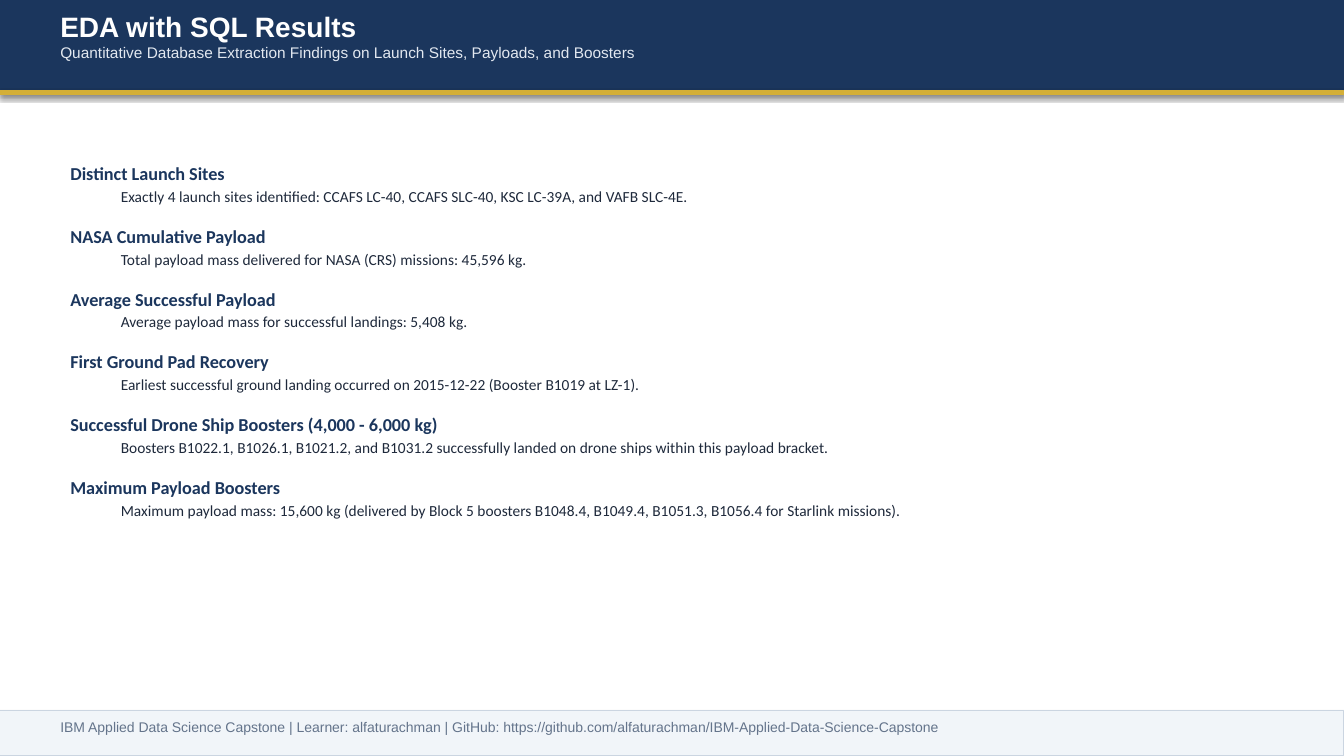
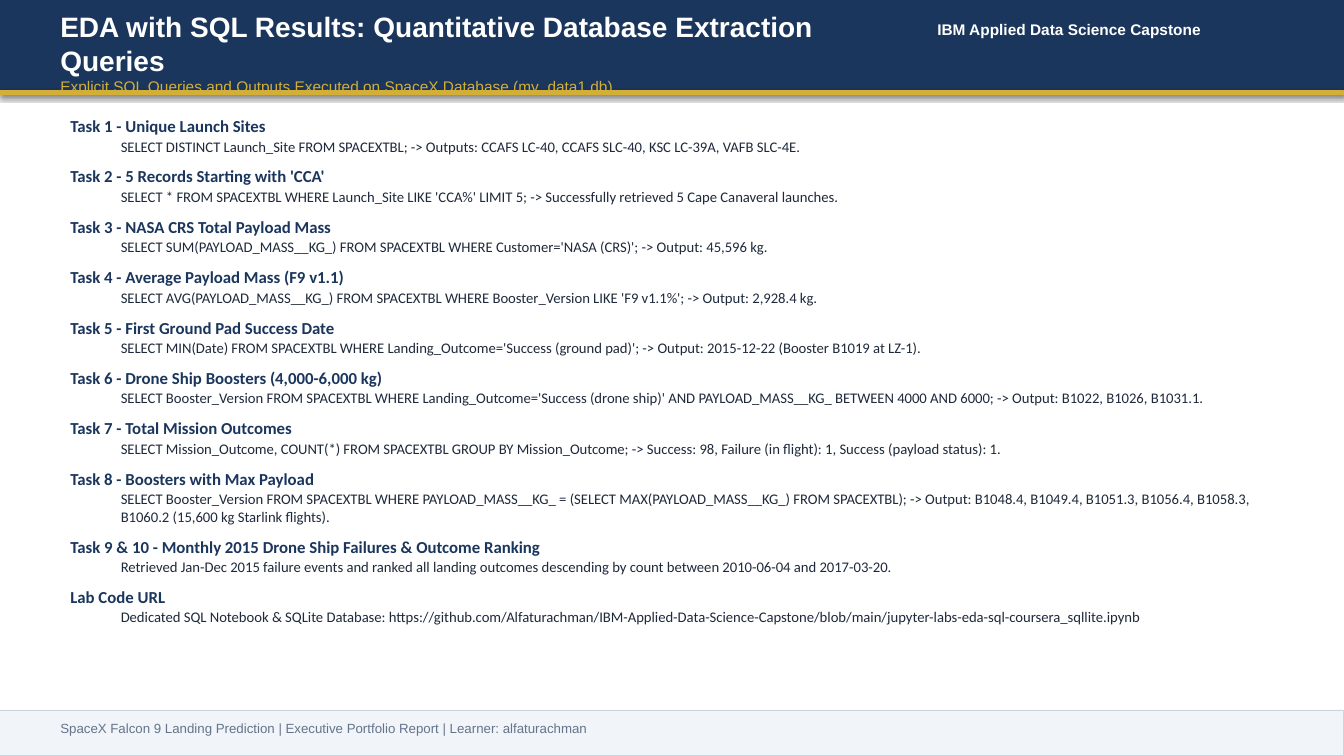
Before and after one commit to Alfaturachman/IBM-Applied-Data-Science-Capstone, a slide deck: slide 12 of Data Science Capstone Project Report.pptx. Drawn at 1344x756 pixels with LibreOffice and Linux fonts; fonts in the diff are those of the drawing. Boxes give left, top, right and bottom in pixels: in the first picture for what was removed or moved away, otherwise in the second. Text is boxed around its words. In the diff, an @@ line names an element or a change of style, - is before the commit and + after.

```diff
--- a/Data Science Capstone Project Report.pptx
+++ b/Data Science Capstone Project Report.pptx
@@ text at <box>60,16,812,96</box>: text changed; text colour #E2E8F0 to #D4AF37 @@
-EDA with SQL Results
-Quantitative Database Extraction Findings on Launch Sites, Payloads, and Boosters
+EDA with SQL Results: Quantitative Database Extraction Queries
+Explicit SQL Queries and Outputs Executed on SpaceX Database (my_data1.db)
@@ text added at <box>937,23,1200,39</box>, 11 pt, text #FFFFFF, bold @@
+IBM Applied Data Science Capstone
@@ text at <box>70,120,1249,625</box>: text changed; size 11 to 10.5 pt @@
-Distinct Launch Sites
-  Exactly 4 launch sites identified: CCAFS LC-40, CCAFS SLC-40, KSC LC-39A, and VAFB SLC-4E.
-NASA Cumulative Payload
-  Total payload mass delivered for NASA (CRS) missions: 45,596 kg.
-Average Successful Payload
-  Average payload mass for successful landings: 5,408 kg.
-First Ground Pad Recovery
-  Earliest successful ground landing occurred on 2015-12-22 (Booster B1019 at LZ-1).
-Successful Drone Ship Boosters (4,000 - 6,000 kg)
-  Boosters B1022.1, B1026.1, B1021.2, and B1031.2 successfully landed on drone ships within this payload bracket.
-Maximum Payload Boosters
-  Maximum payload mass: 15,600 kg (delivered by Block 5 boosters B1048.4, B1049.4, B1051.3, B1056.4 for Starlink missions).
+Task 1 - Unique Launch Sites
+  SELECT DISTINCT Launch_Site FROM SPACEXTBL; -> Outputs: CCAFS LC-40, CCAFS SLC-40, KSC LC-39A, VAFB SLC-4E.
+Task 2 - 5 Records Starting with 'CCA'
+  SELECT * FROM SPACEXTBL WHERE Launch_Site LIKE 'CCA%' LIMIT 5; -> Successfully retrieved 5 Cape Canaveral launches.
+Task 3 - NASA CRS Total Payload Mass
+  SELECT SUM(PAYLOAD_MASS__KG_) FROM SPACEXTBL WHERE Customer='NASA (CRS)'; -> Output: 45,596 kg.
+Task 4 - Average Payload Mass (F9 v1.1)
+  SELECT AVG(PAYLOAD_MASS__KG_) FROM SPACEXTBL WHERE Booster_Version LIKE 'F9 v1.1%'; -> Output: 2,928.4 kg.
+Task 5 - First Ground Pad Success Date
+  SELECT MIN(Date) FROM SPACEXTBL WHERE Landing_Outcome='Success (ground pad)'; -> Output: 2015-12-22 (Booster B1019 at LZ-1).
+Task 6 - Drone Ship Boosters (4,000-6,000 kg)
+  SELECT Booster_Version FROM SPACEXTBL WHERE Landing_Outcome='Success (drone ship)' AND PAYLOAD_MASS__KG_ BETWEEN 4000 AND 6000; -> Output: B1022, B1026, B1031.1.
+Task 7 - Total Mission Outcomes
+  SELECT Mission_Outcome, COUNT(*) FROM SPACEXTBL GROUP BY Mission_Outcome; -> Success: 98, Failure (in flight): 1, Success (payload status): 1.
+Task 8 - Boosters with Max Payload
+  SELECT Booster_Version FROM SPACEXTBL WHERE PAYLOAD_MASS__KG_ = (SELECT MAX(PAYLOAD_MASS__KG_) FROM SPACEXTBL); -> Output: B1048.4, B1049.4, B1051.3, B1056.4, B1058.3, B1060.2 (15,600 kg Starlink flights).
+Task 9 & 10 - Monthly 2015 Drone Ship Failures & Outcome Ranking
+  Retrieved Jan-Dec 2015 failure events and ranked all landing outcomes descending by count between 2010-06-04 and 2017-03-20.
+Lab Code URL
+  Dedicated SQL Notebook & SQLite Database: https://github.com/Alfaturachman/IBM-Applied-Data-Science-Capstone/blob/main/jupyter-labs-eda-sql-coursera_sqllite.ipynb
@@ text removed at <box>60,722,938,735</box> @@
-IBM Applied Data Science Capstone | Learner: alfaturachman | GitHub: https://github.com/alfaturachman/IBM-Applied-Data-Science-Capstone
@@ text added at <box>60,723,587,736</box>, 9.5 pt, text #64748B @@
+SpaceX Falcon 9 Landing Prediction | Executive Portfolio Report | Learner: alfaturachman
```
Also in this commit, not shown: 12 other slides changed, 5 slides added, 4 slides removed, 14 other files.
